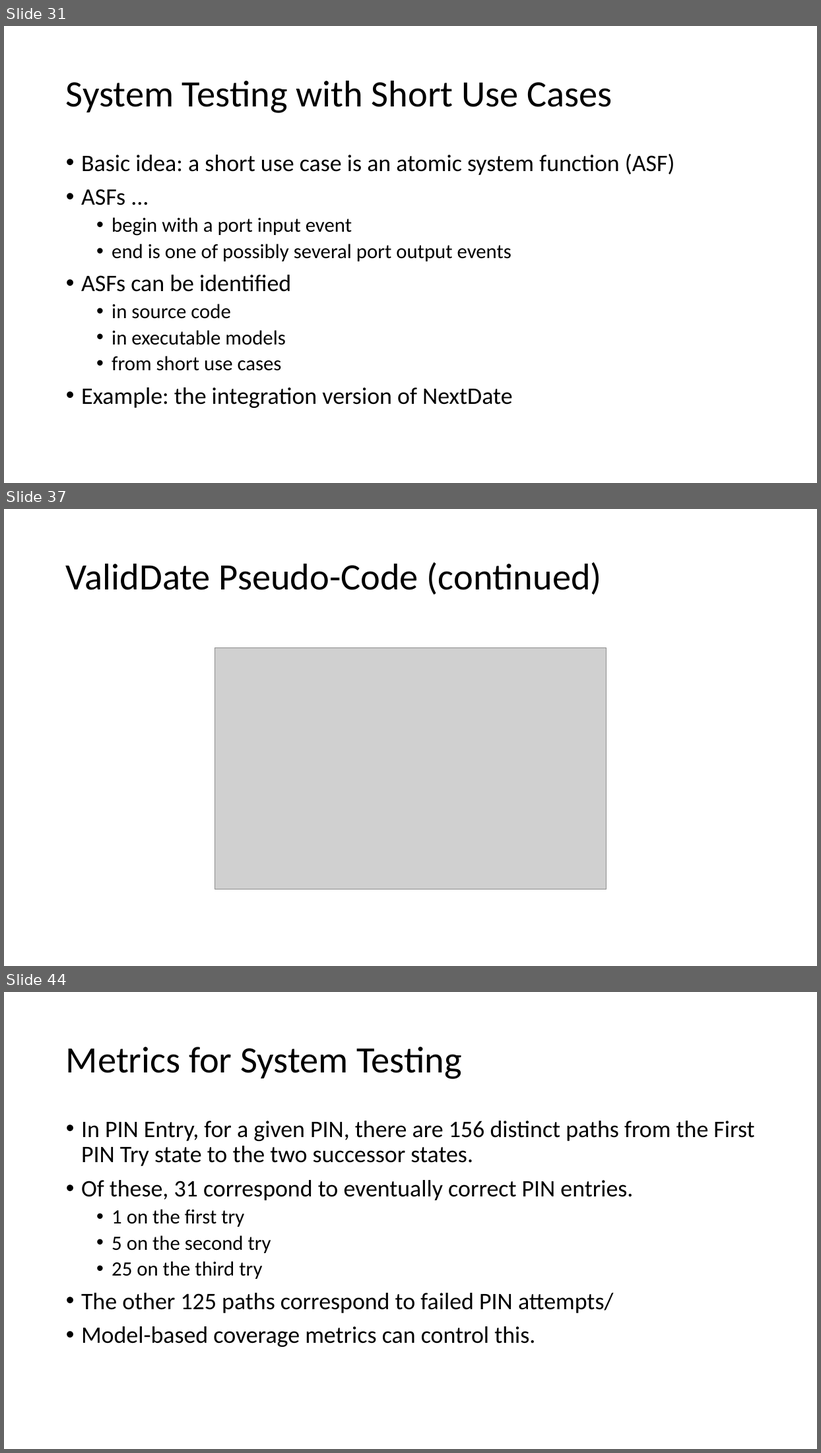
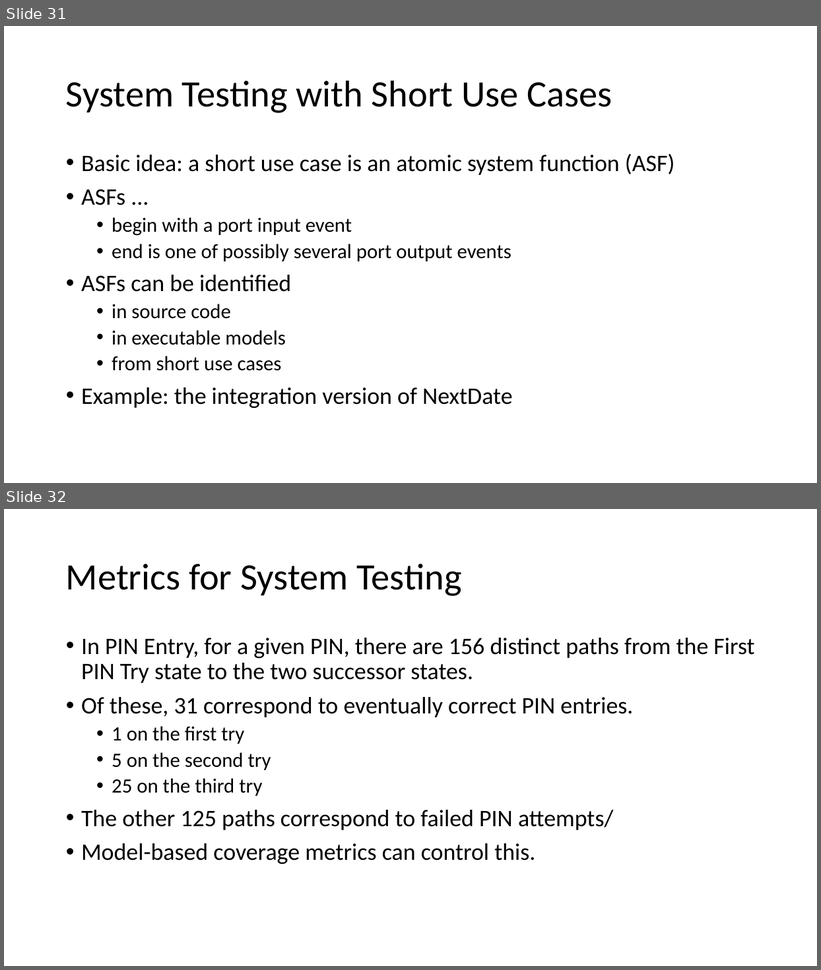
Before and after one commit to malenezi/malenezi, a slide deck: SE401/Lectures/8-Integration, System and Regression Testing/2-System Testing.pptx. Shown one above the other, each under a label of ours: slides 31, 37 and 44 before the commit, slides 31 and 32 after it; the slides between them are not shown. The pictures are 821x1453 and 821x970 pixels, drawn with LibreOffice and Linux fonts; fonts in the diff are those of the drawing; grey boxes stand for pictures. Boxes give left, top, right and bottom in pixels: in the first picture for what was removed or moved away, otherwise in the second. Text is boxed around its words. In the diff, an @@ line names an element or a change of style, - is before the commit and + after.

```diff
--- a/SE401/Lectures/8-Integration, System and Regression Testing/2-System Testing.pptx
+++ b/SE401/Lectures/8-Integration, System and Regression Testing/2-System Testing.pptx
@@ slide 37 removed at (4,509,817,966), background #FFFFFF @@
@@ title removed at (66,562,602,595) @@
-ValidDate Pseudo-Code (continued)
@@ picture removed at (215,648,607,890) @@
@@ what was slide 44 is now slide 32 @@
```
Also in this commit, not shown: 11 other slides removed, 1 other file.
